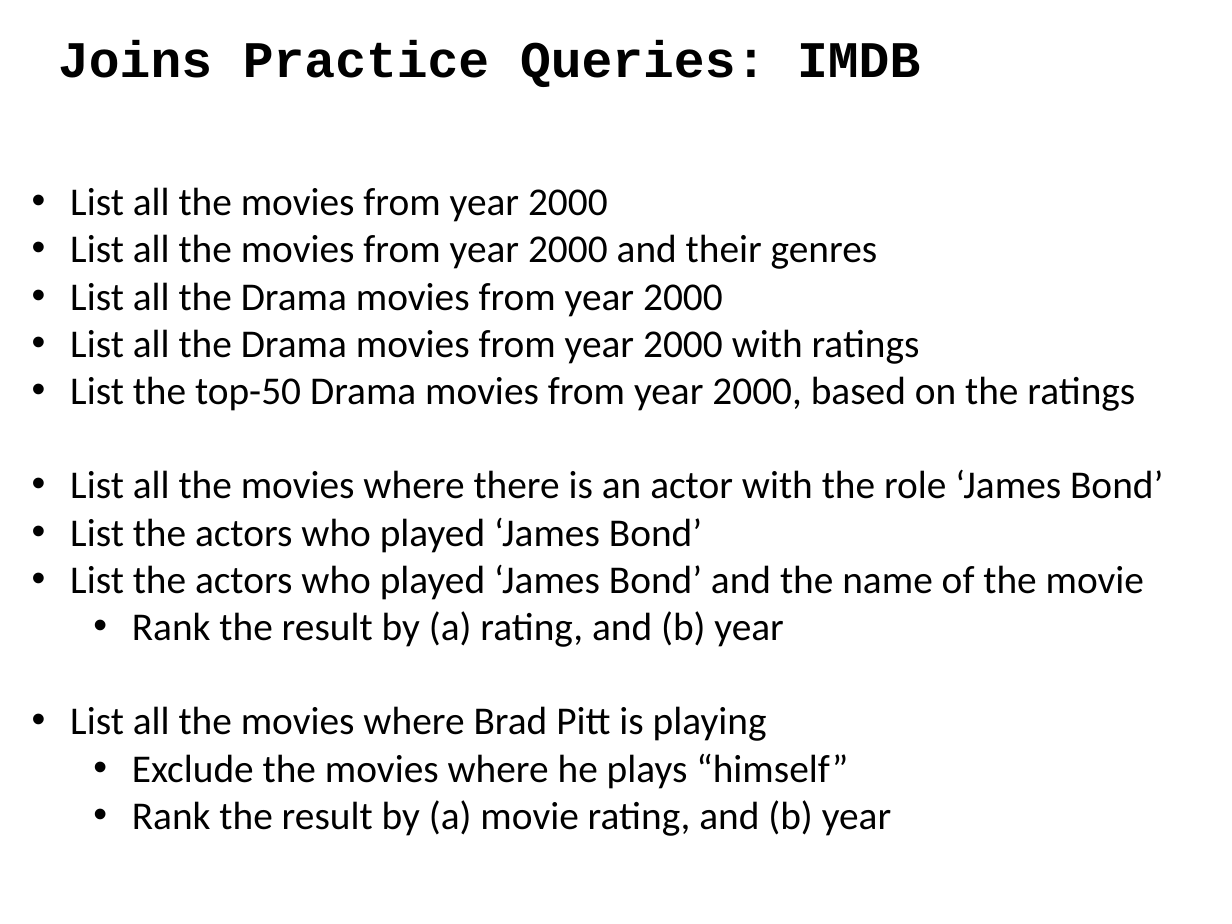
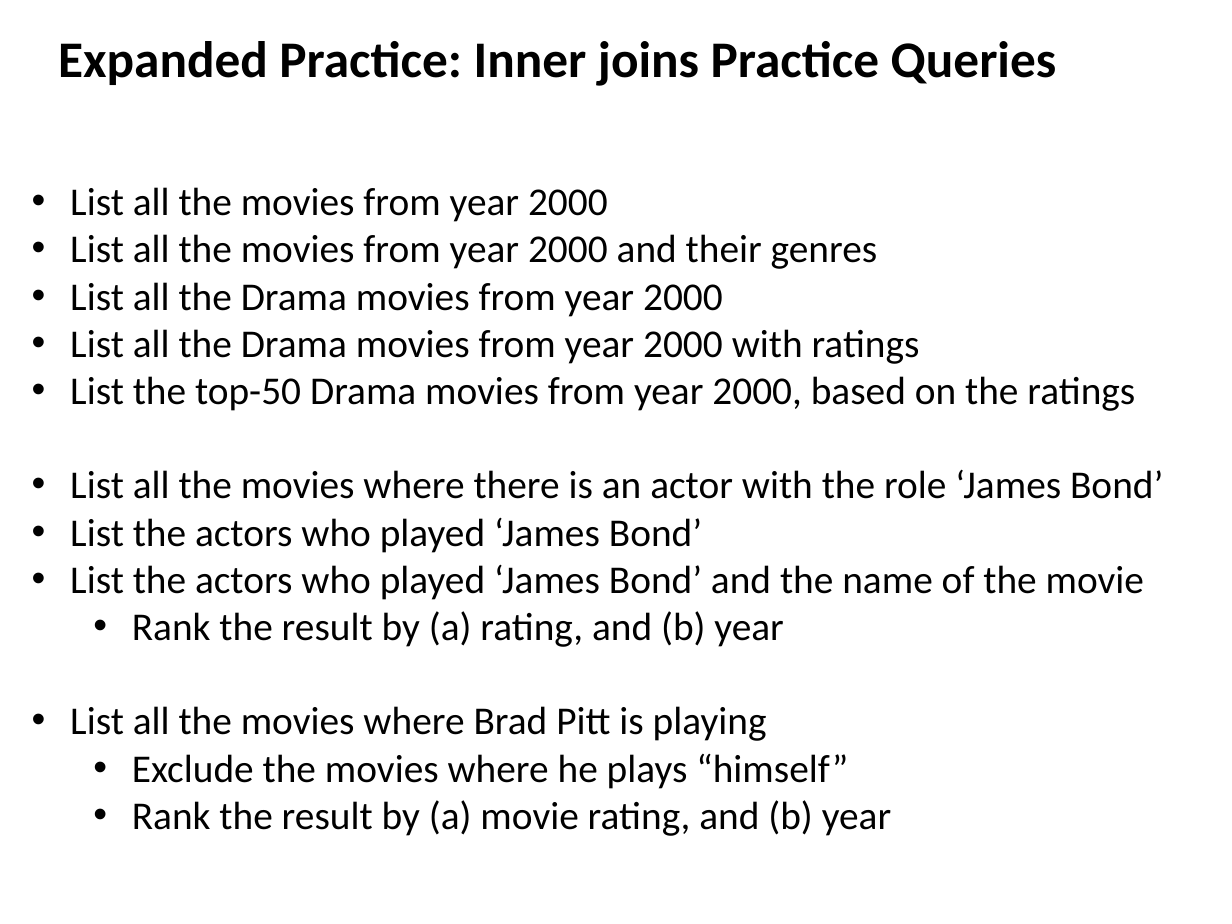
Before and after one commit to ipeirotis/introduction-to-databases, a slide deck: slide 9 of session4/C-SQL_Joins.pptx. Drawn at 1232x924 pixels with LibreOffice and Linux fonts; fonts in the diff are those of the drawing. Boxes give left, top, right and bottom in pixels: in the first picture for what was removed or moved away, otherwise in the second. Text is boxed around its words. In the diff, an @@ line names an element or a change of style, - is before the commit and + after.

```diff
--- a/session4/C-SQL_Joins.pptx
+++ b/session4/C-SQL_Joins.pptx
@@ text at (x1=58, y1=41, x2=1057, y2=86): text changed; font Courier New to Calibri @@
-Joins Practice Queries: IMDB
+Expanded Practice: Inner joins Practice Queries
```
Also in this commit, not shown: 14 other slides changed, 2 slides added, 2 slides removed.
